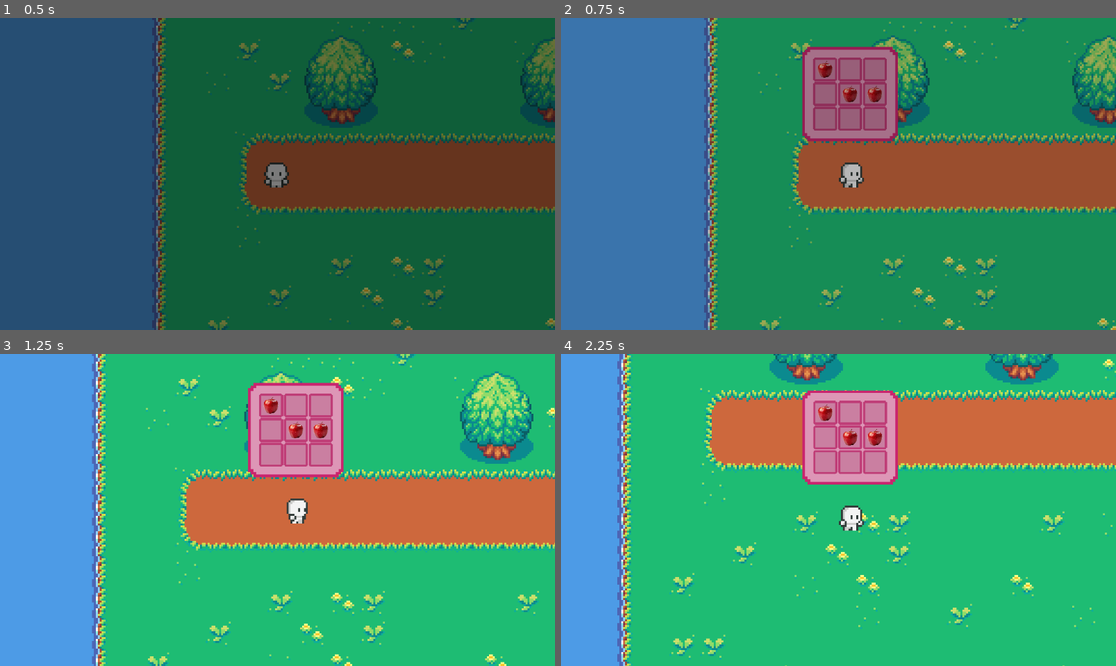
Above: before the commit, frames 1-4 (two rows, left to right).
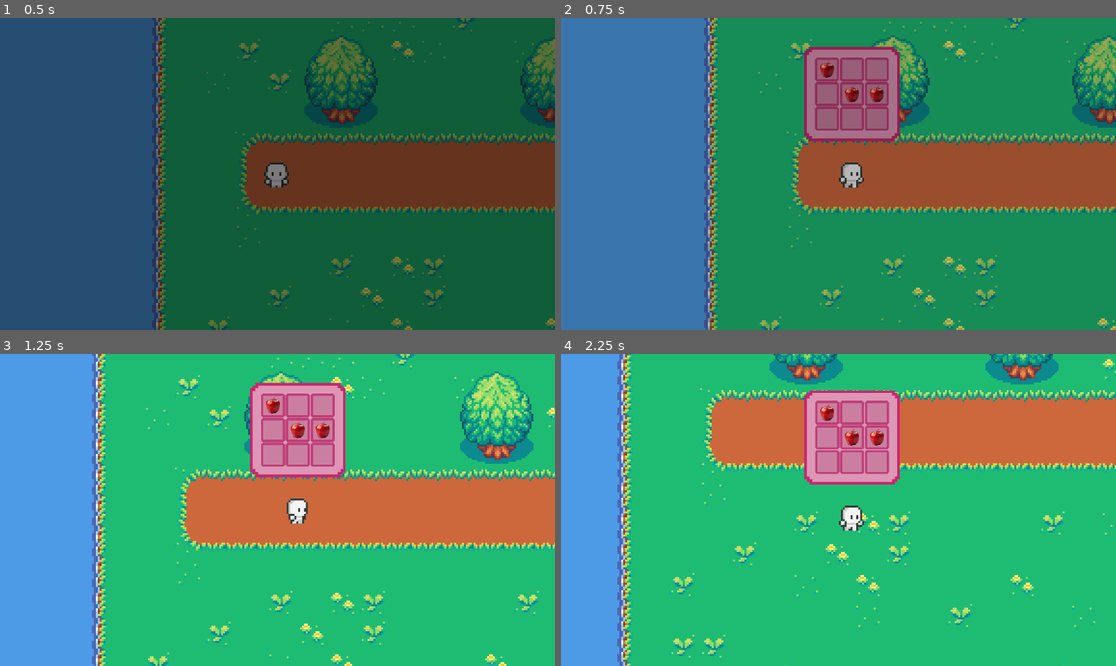
Above: after the commit, the same moments.

Repository: TOT00O/sevenn
Game: Godot game, scene res://game.tscn
Two runs of this game, one before a commit and one after it. Both use one fixed random seed, a clock stepped at 60 frames per second and the inputs below. This scene is started directly instead of the project's main scene.
Inputs:
- Up to frame 1 (0.5 s): no input
- Up to frame 2 (0.75 s): tap Enter (ui_accept) at 0.5 s; hold D (move_right) from 0.53 s (still down); tap I (i) at 0.6 s
- Up to frame 3 (1.25 s): keep holding D (move_right); tap Enter (ui_accept) at 0.77 s
- Up to frame 4 (2.25 s): release D (move_right) at 1.28 s; hold S (move_down) 1.28-2.03 s; tap I (i) at 1.35, 2.1 s; tap Enter (ui_accept) at 1.52 s; hold D (move_right) from 2.03 s (still down)

Frame 1 is identical in both runs. In frame 2, 1.4% of the frame differs, in the area x 43-62%, y 9-40%; in frame 3, 1.5%, in the area x 44-63%, y 9-40%; in frame 4, 1.5%.

Commit message:
dont even knwo

Diff:
--- a/charahchsoi.tscn
+++ /dev/null
@@ -1,28 +0,0 @@
-[gd_scene load_steps=6 format=3 uid="uid://emtilqenu0mf"]
-
-[ext_resource type="Script" path="res://CharacterBody2D.gd" id="1_1seny"]
-[ext_resource type="Texture2D" uid="uid://ui6tvlilfqgx" path="res://icon.svg" id="2_eakro"]
-[ext_resource type="Resource" uid="uid://5uuhjeni5hvt" path="res://inventory/playerinv.tres" id="2_pmixw"]
-[ext_resource type="PackedScene" uid="uid://cxe5il5j0vhjv" path="res://inventory/inv_ui.tscn" id="4_dpyuh"]
-
-[sub_resource type="CircleShape2D" id="CircleShape2D_cmiqs"]
-radius = 76.0
-
-[node name="Node2D" type="CharacterBody2D"]
-position = Vector2(334, 265)
-script = ExtResource("1_1seny")
-inv = ExtResource("2_pmixw")
-
-[node name="CollisionShape2D" type="CollisionShape2D" parent="."]
-position = Vector2(-3, 4)
-shape = SubResource("CircleShape2D_cmiqs")
-
-[node name="Icon" type="Sprite2D" parent="."]
-position = Vector2(0, 8)
-texture = ExtResource("2_eakro")
-
-[node name="Inv_UI" parent="." instance=ExtResource("4_dpyuh")]
-offset_left = 320.0
-offset_top = -63.0
-offset_right = 320.0
-offset_bottom = -63.0
--- a/enemy.tscn
+++ b/enemy.tscn
@@ -14,7 +14,7 @@
 tracks/0/interp = 1
 tracks/0/loop_wrap = true
 tracks/0/keys = {
-"times": PackedFloat32Array(0, 0.4, 1, 1.6),
+"times": PackedFloat32Array(0, 0.1, 0.7, 1.1),
 "transitions": PackedFloat32Array(1, 1, 1, 1),
 "update": 1,
 "values": [0, 1, 2, 3]
@@ -49,4 +49,3 @@
 [node name="Sprite2D2" type="Sprite2D" parent="AnimationPlayer"]
 texture = ExtResource("3_r6kp4")
 hframes = 4
-frame = 3
--- a/spritecahr.tscn
+++ b/spritecahr.tscn
@@ -401,9 +401,9 @@
 shape = SubResource("CircleShape2D_3goc0")
 
 [node name="Inv_UI" parent="." instance=ExtResource("6_2d0jo")]
-offset_left = -26.0
+offset_left = -25.0
 offset_top = -66.0
-offset_right = 470.0
+offset_right = 471.0
 offset_bottom = 423.0
 
 [node name="Camera2D" type="Camera2D" parent="."]
